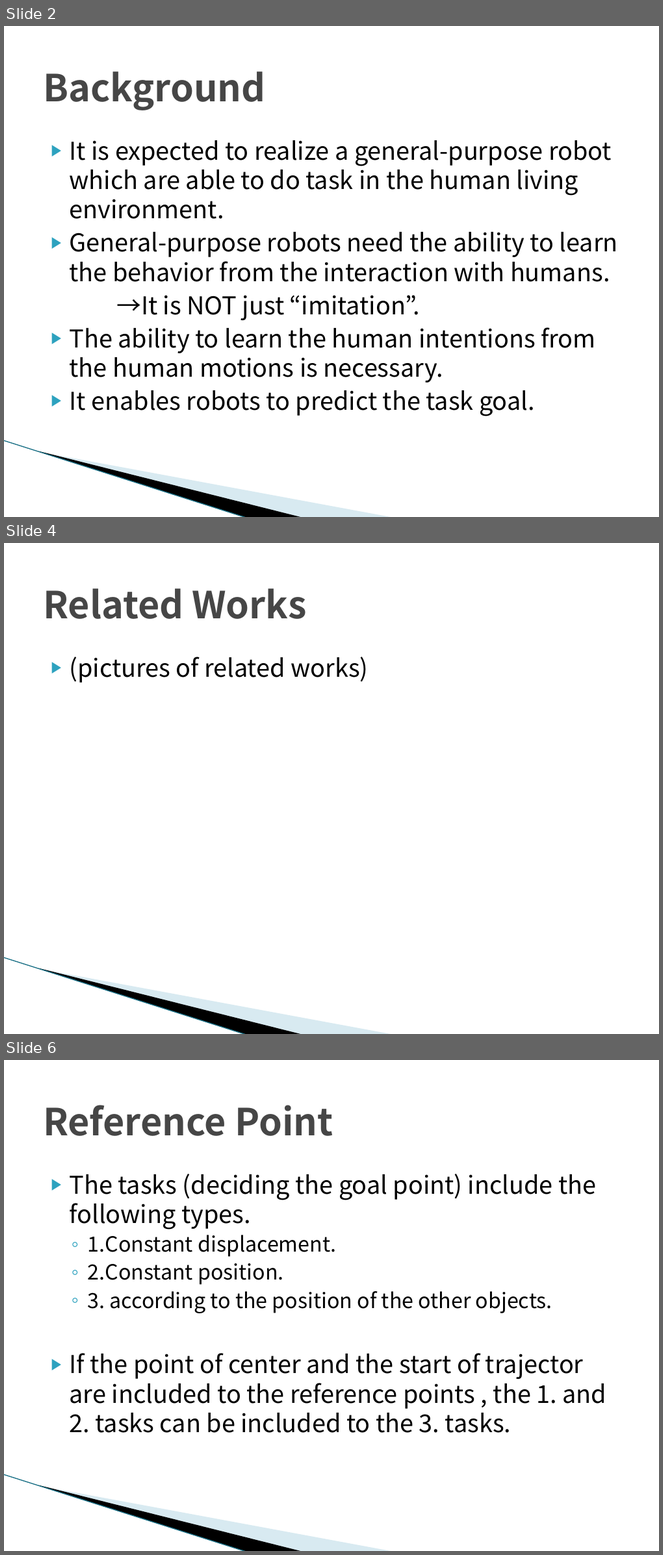
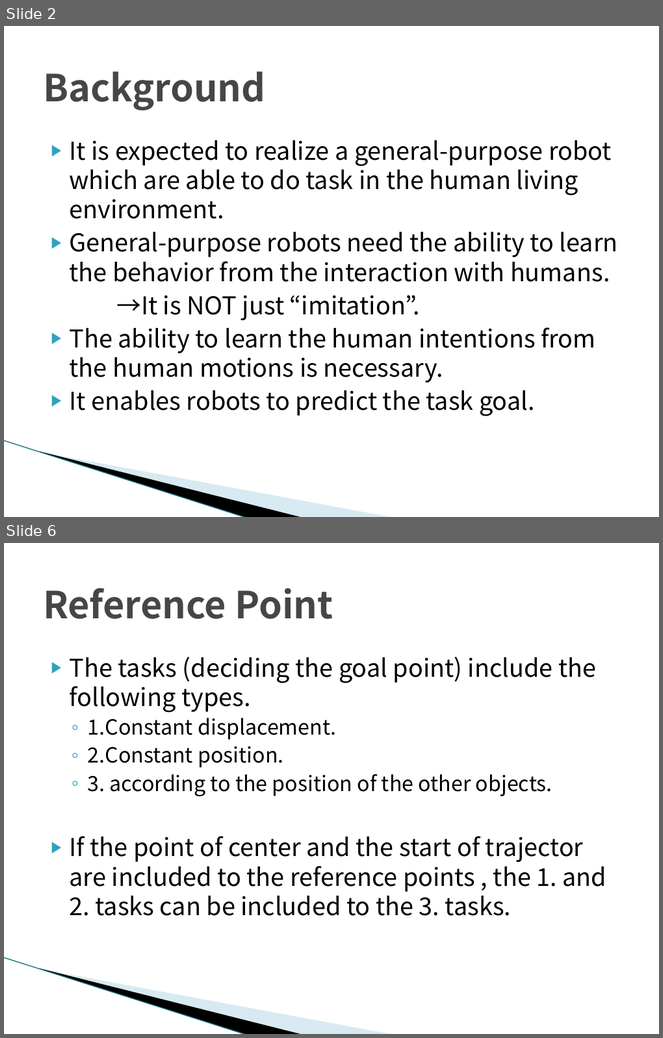
Before and after one commit to TetsuyaKomota/GitforEclipseTest, a slide deck: IntentionLearning/memo/Understanding Intentions(for seminar).pptx. Shown one above the other, each under a label of ours: slides 2, 4 and 6 before the commit, slides 2 and 6 after it; the slides between them are not shown. The pictures are 663x1555 and 663x1038 pixels, drawn with LibreOffice and Linux fonts; fonts in the diff are those of the drawing; background and template pictures are left out. Boxes give left, top, right and bottom in pixels: in the first picture for what was removed or moved away, otherwise in the second. Text is boxed around its words. In the diff, an @@ line names an element or a change of style, - is before the commit and + after.

```diff
--- a/IntentionLearning/memo/Understanding Intentions(for seminar).pptx
+++ b/IntentionLearning/memo/Understanding Intentions(for seminar).pptx
@@ slide 4 removed at box(4, 543, 659, 1034), background #FFFFFF; not listed: 3 template elements that a slide beside it also shows @@
@@ title removed at box(43, 589, 307, 619) @@
-Related Works
@@ text removed at box(70, 657, 369, 683) @@
-▶ (pictures of related works)
```
Also in this commit, not shown: 5 slides changed, 7 slides added, 4 other slides removed, 36 other files.
